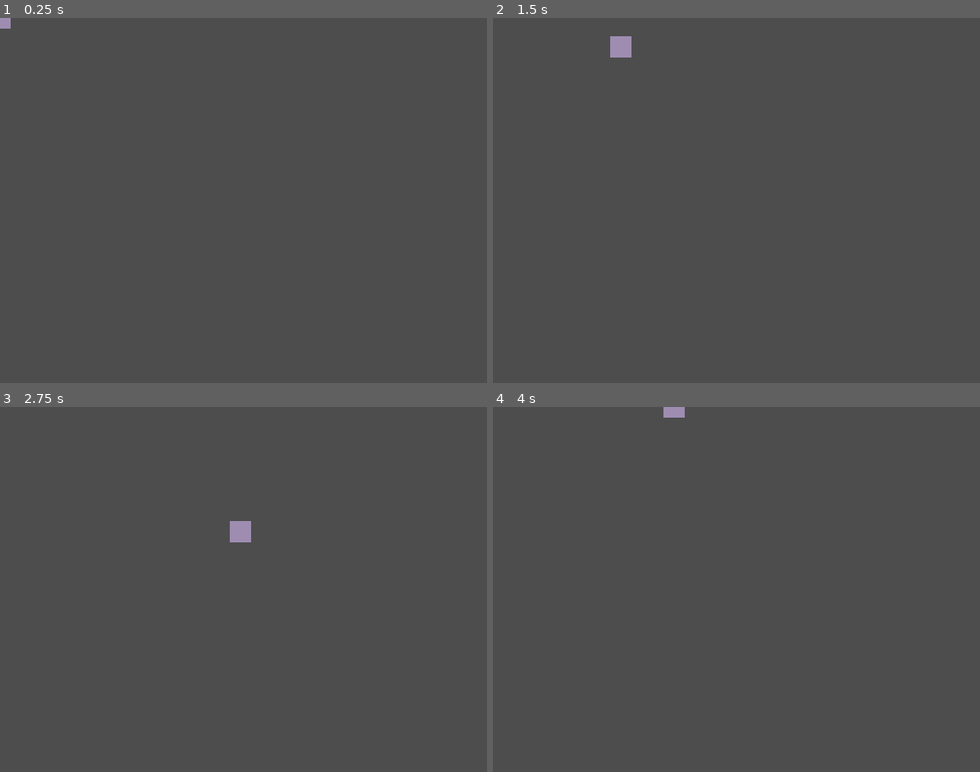
Above: before the commit, frames 1-4 (two rows, left to right).
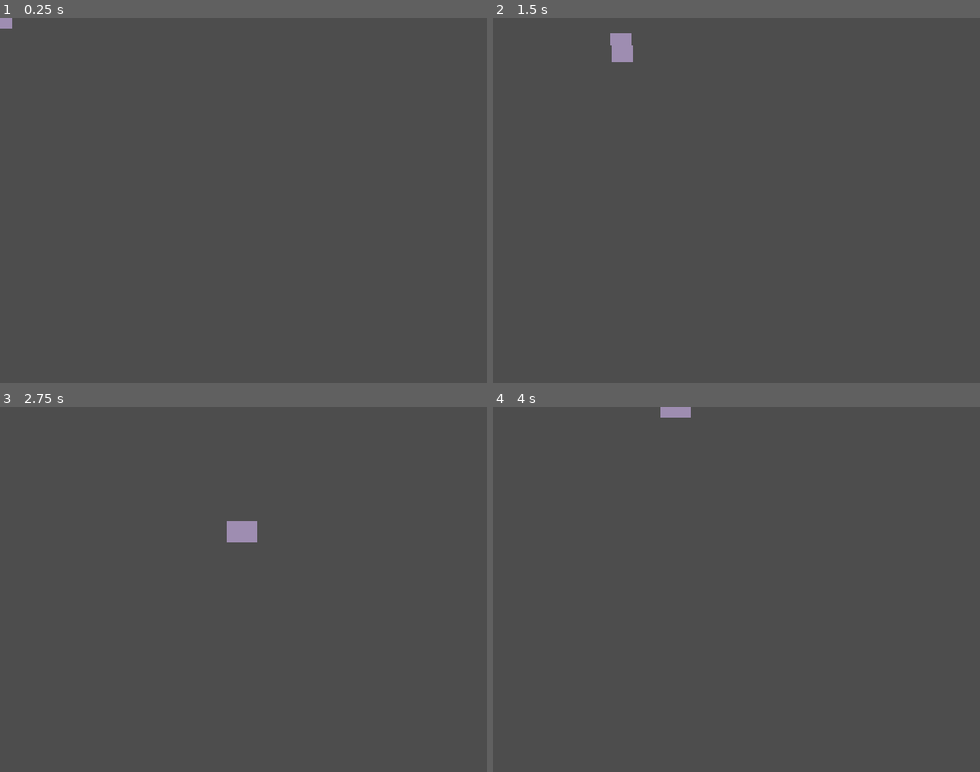
Above: after the commit, the same moments.

Repository: skibbl-dev/bisk-it-for-the-Ruscuit
Game: Godot game, scene res://objects/Player.tscn
The game is run twice, just before and just after one commit, with the same random seed, the same clock (stepped at 60 frames per second) and the same inputs. The project has no main scene, so this scene is started directly.
Inputs:
- Up to frame 1 (0.25 s): no input
- Up to frame 2 (1.5 s): tap Enter at 0.5 s; hold D (right) 0.53-1.28 s; hold S (down) from 1.28 s (still down)
- Up to frame 3 (2.75 s): release S (down) at 2.03 s; hold D (right) from 2.03 s (still down)
- Up to frame 4 (4 s): release D (right) at 2.78 s; hold W (up) 2.78-3.53 s; hold A (left) from 3.53 s (still down)

The runs differ from the first frame. In frame 1, less than 0.1% of the frame differs, in the area x 2-3%, y 0-3%; in frame 2, 0.1%, in the area x 24-29%, y 4-13%; in frame 3, 0.1%; in frame 4, less than 0.1%.

Commit message:
PlayerSpriteIndicator

Diff:
--- a/objects/Player.tscn
+++ b/objects/Player.tscn
@@ -13,4 +13,5 @@
 shape = SubResource("RectangleShape2D_gndvh")
 
 [node name="Sprite" type="Sprite2D" parent="."]
+position = Vector2(1, 0)
 texture = ExtResource("2_gndvh")
--- a/scripts/player.gd
+++ b/scripts/player.gd
@@ -1,8 +1,14 @@
 extends CharacterBody2D
 
+@export_category("Move Variables")
 @export var accel:float = 40
 @export var max_speed:float = 110
 @export var decel:float = 0.9
+
+@export_category("Sprite Variables")
+@export var sprite_stretch:float = 0.4
+@export var sprite_rotation_weight:float = 0.45
+@export var sprite_scale_weight:float = 0.25
 
 @onready var sprite: Sprite2D = $Sprite
 
@@ -16,7 +22,13 @@
 
 	if(input != Vector2.ZERO):
 		velocity = velocity.move_toward(input*max_speed,accel*delta*FRAME_RATE)
+		_bend_sprite(velocity.angle(),velocity.length()/max_speed)
 	else:
 		velocity *= decel
+		_bend_sprite(sprite.rotation,0)
 
 	move_and_slide()
+
+func _bend_sprite(direction:float,amount:float):
+	sprite.rotation = lerpf(sprite.rotation, direction, sprite_rotation_weight)
+	sprite.scale.x = lerpf(sprite.scale.x, 1+(amount*sprite_stretch), sprite_scale_weight)
